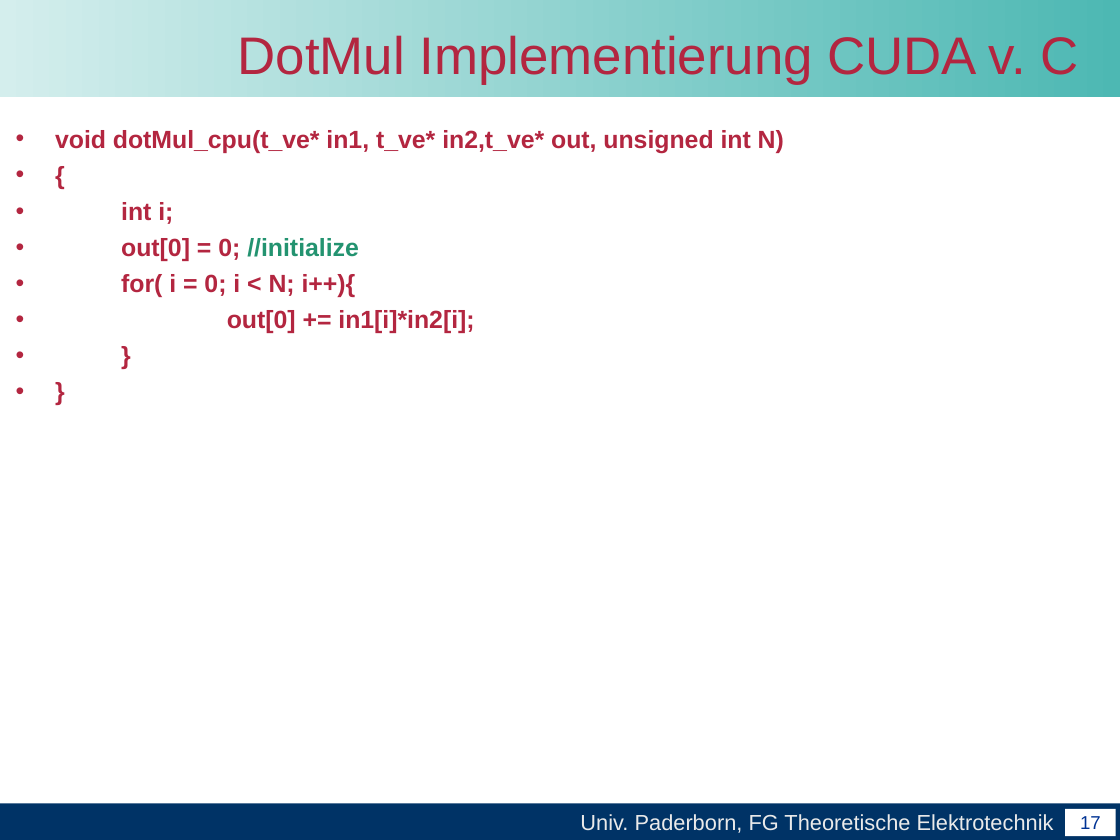
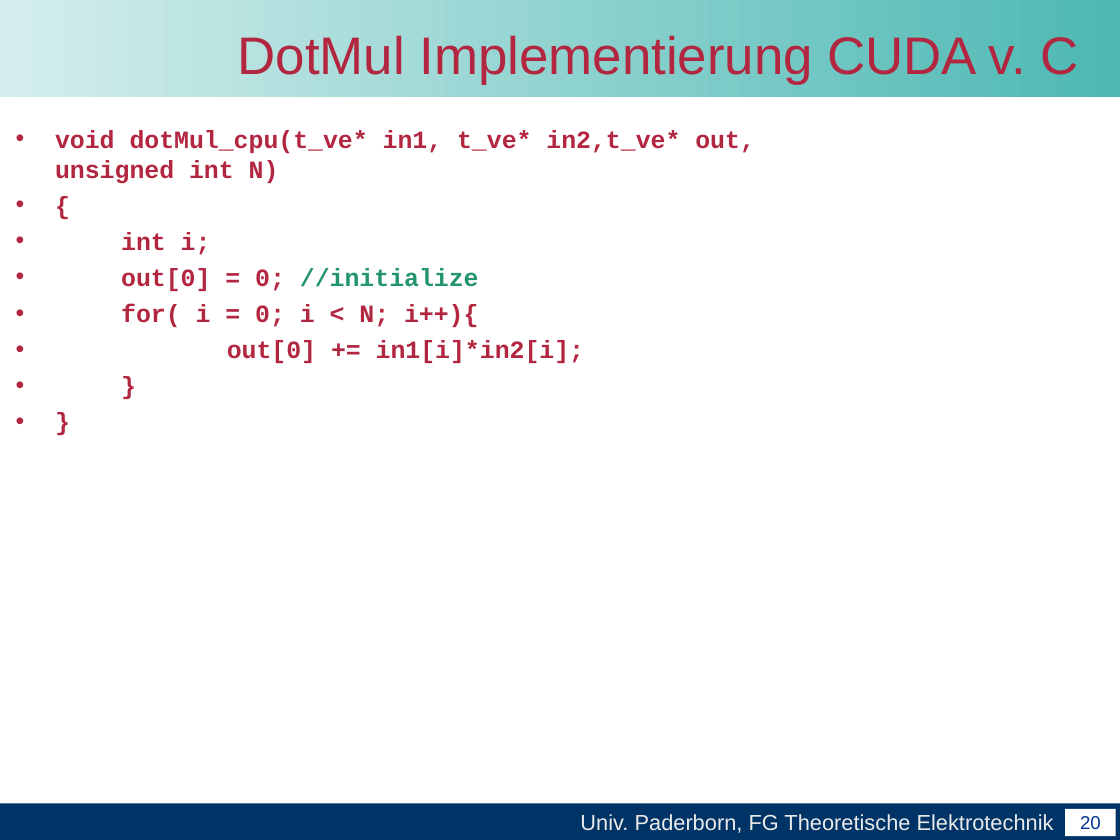
Before and after one commit to unconditional/projektarbeitcuda, a slide deck: slide 20 of Vortrag/Zwischenvortrag der Projektarbeit CUDA.ppt (slide 17 before the commit). Drawn at 1120x840 pixels with LibreOffice and Linux fonts; fonts in the diff are those of the drawing; background and template pictures are left out. Boxes give left, top, right and bottom in pixels: in the first picture for what was removed or moved away, otherwise in the second. Text is boxed around its words. In the diff, an @@ line names an element or a change of style, - is before the commit and + after.

```diff
--- a/Vortrag/Zwischenvortrag der Projektarbeit CUDA.ppt
+++ b/Vortrag/Zwischenvortrag der Projektarbeit CUDA.ppt
@@ text "void dotMul_cpu(t_ve* in1, t_ve* in2,t_ve* ..." at [55,130,755,363]: font Arial to Courier New @@
@@ page number at [1080,816,1101,830]: text changed @@
-17
+20
```
Also in this commit, not shown: 13 other slides changed, 12 slides added, 2 slides removed.
